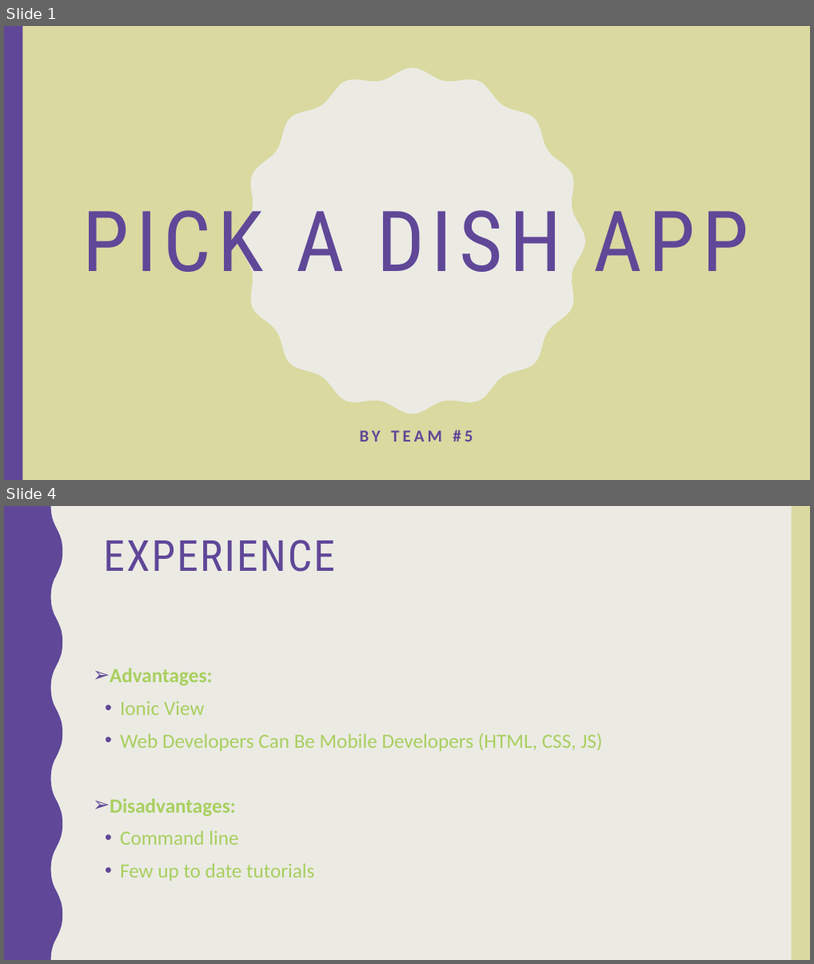
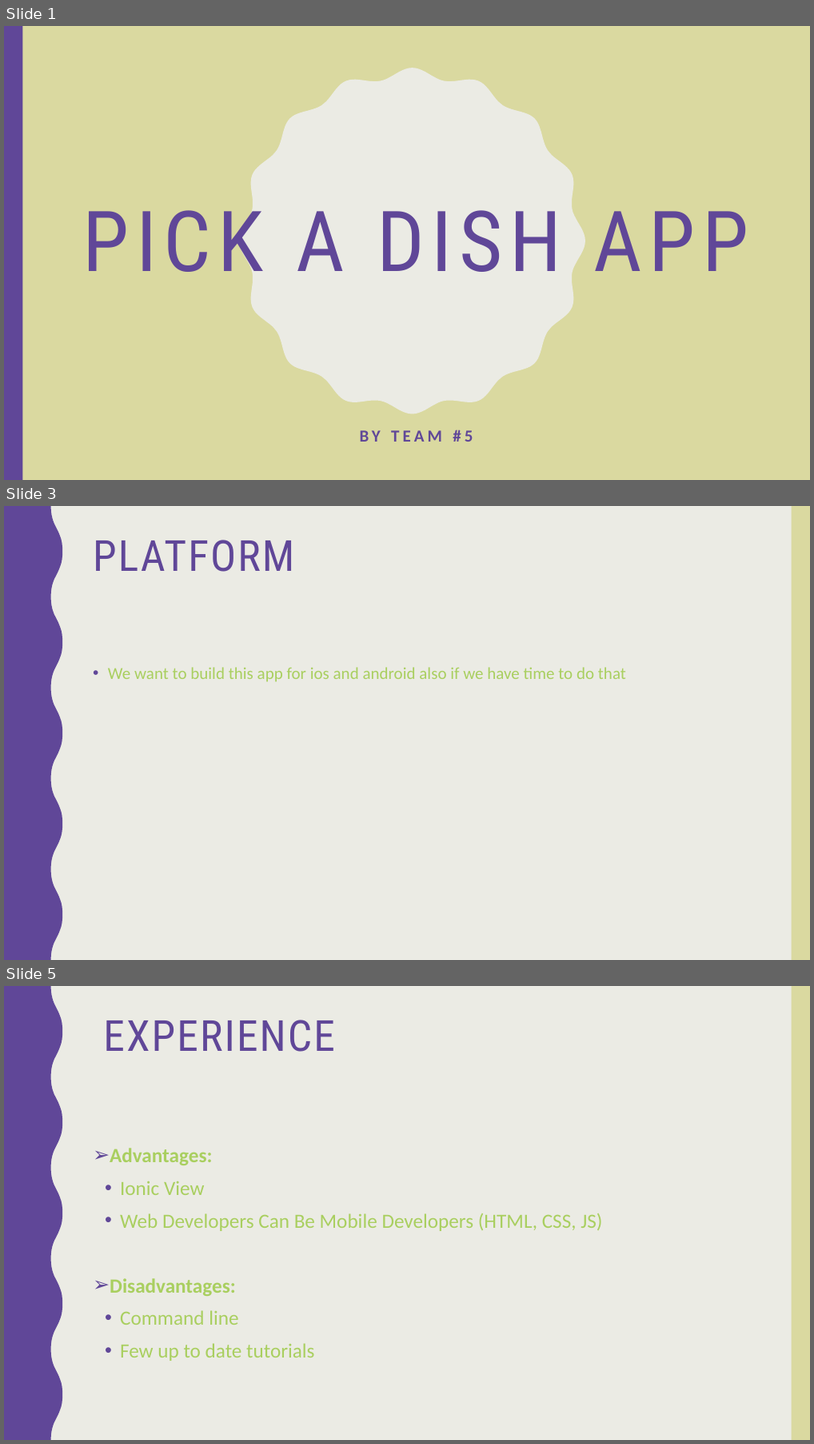
Before and after one commit to norahK/444SWE-Project, a slide deck: Pick a dish app.pptx. Shown one above the other, each under a label of ours: slides 1 and 4 before the commit, slides 1, 3 and 5 after it; the slides between them are not shown. The pictures are 814x964 and 814x1444 pixels, drawn with LibreOffice and Linux fonts; fonts in the diff are those of the drawing. Boxes give left, top, right and bottom in pixels: in the first picture for what was removed or moved away, otherwise in the second. Text is boxed around its words. In the diff, an @@ line names an element or a change of style, - is before the commit and + after.

```diff
--- a/Pick a dish app.pptx
+++ b/Pick a dish app.pptx
@@ slide 3 added at (4,506,810,960), background #EBEBE4; not listed: 2 template elements that a slide beside it also shows @@
@@ title added at (93,540,294,572), 51 pt, text #604798 @@
+PLATFORM
@@ text added at (108,667,626,682), 20 pt, text #A9CF5F @@
+• We want to build this app for ios and android also if we have time to do that
@@ what was slide 4 is now slide 5 @@
```
Also in this commit, not shown: 5 other slides added, 3 slides removed, 3 other files.
